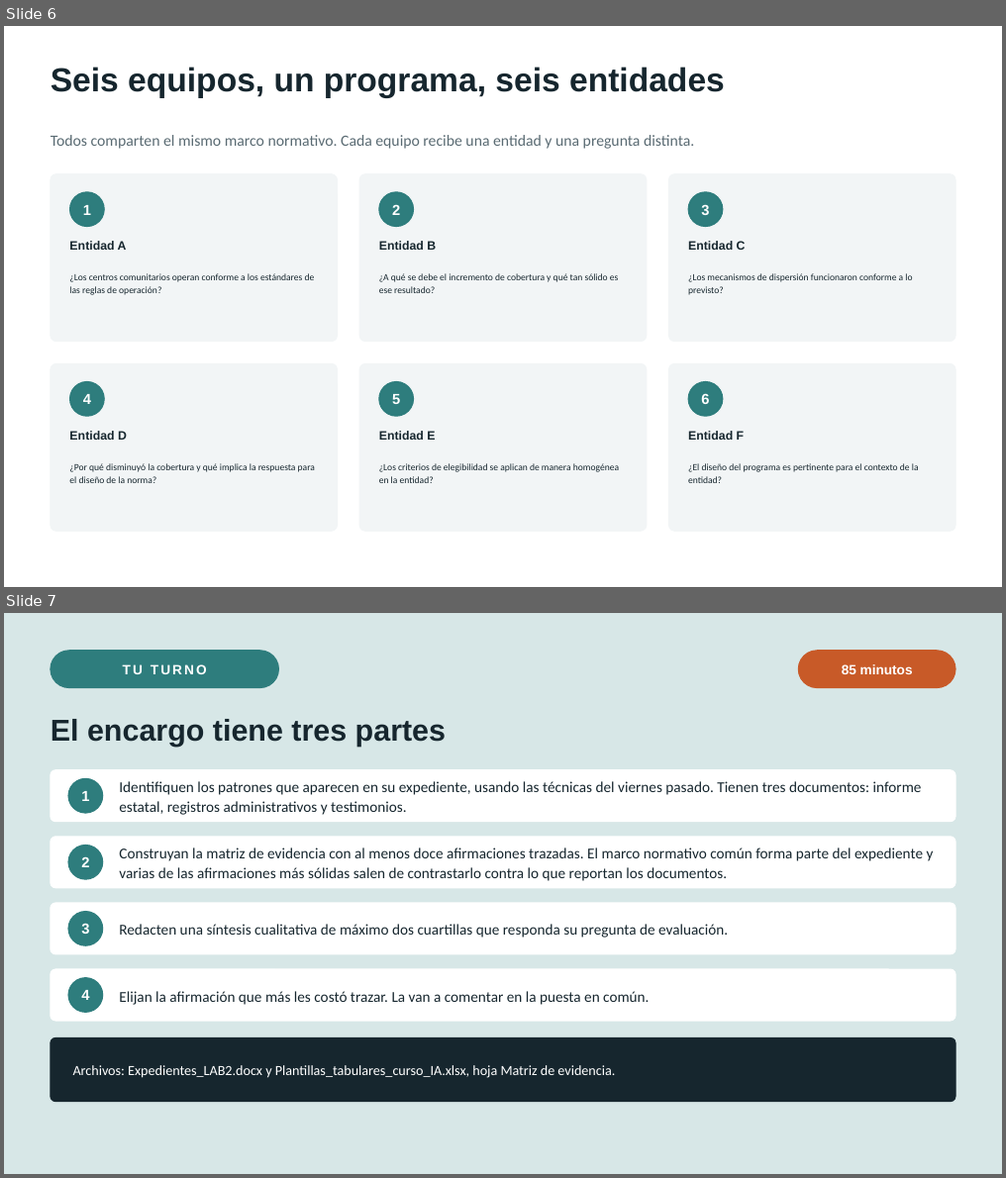
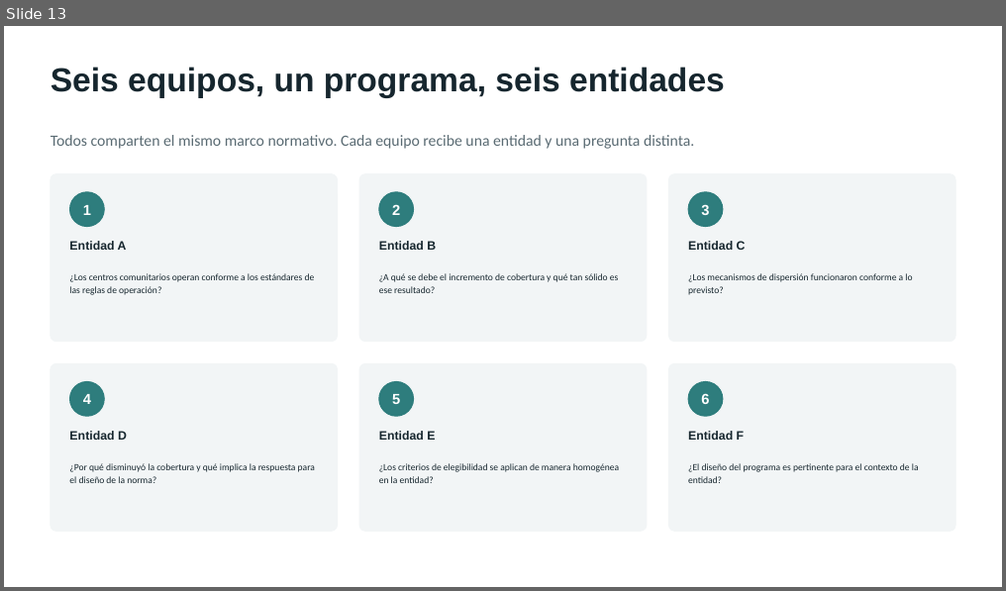
Before and after one commit to marvtrejo/curso-inegi-gen-ai, a slide deck: sesion-06/Sesion_06_Laboratorio_Cualitativo.pptx. Shown one above the other, each under a label of ours: slides 6 and 7 before the commit, slide 13 after it. The pictures are 1006x1178 and 1006x591 pixels, drawn with LibreOffice and Linux fonts; fonts in the diff are those of the drawing. Boxes give left, top, right and bottom in pixels: in the first picture for what was removed or moved away, otherwise in the second. Text is boxed around its words. In the diff, an @@ line names an element or a change of style, - is before the commit and + after.

```diff
--- a/sesion-06/Sesion_06_Laboratorio_Cualitativo.pptx
+++ b/sesion-06/Sesion_06_Laboratorio_Cualitativo.pptx
@@ slide 7 removed at (x1=4, y1=613, x2=1002, y2=1174), background #D7E7E7 @@
@@ rounded rectangle removed at (x1=51, y1=651, x2=279, y2=688) @@
@@ text removed at (x1=123, y1=664, x2=207, y2=674) @@
-TU TURNO
@@ rounded rectangle removed at (x1=798, y1=651, x2=955, y2=688) @@
@@ text removed at (x1=842, y1=664, x2=913, y2=674) @@
-85 minutos
@@ text removed at (x1=51, y1=719, x2=446, y2=747) @@
-El encargo tiene tres partes
@@ rounded rectangle removed at (x1=51, y1=770, x2=955, y2=822) @@
@@ ellipse removed at (x1=68, y1=778, x2=103, y2=813) @@
@@ text removed at (x1=119, y1=781, x2=922, y2=815) @@
-Identifiquen los patrones que aparecen en su expediente, usando las técnicas del viernes pasado. Tienen tres documentos: informe estatal, registros administrativos y testimonios.
@@ text removed at (x1=81, y1=791, x2=89, y2=801) @@
-1
@@ rounded rectangle removed at (x1=51, y1=837, x2=955, y2=888) @@
@@ ellipse removed at (x1=68, y1=845, x2=103, y2=879) @@
@@ text removed at (x1=119, y1=848, x2=934, y2=881) @@
-Construyan la matriz de evidencia con al menos doce afirmaciones trazadas. El marco normativo común forma parte del expediente y varias de las afirmaciones más sólidas salen de contrastarlo contra lo que reportan los documentos.
@@ text removed at (x1=81, y1=857, x2=89, y2=867) @@
-2
@@ rounded rectangle removed at (x1=51, y1=903, x2=955, y2=956) @@
@@ ellipse removed at (x1=68, y1=912, x2=103, y2=947) @@
@@ text removed at (x1=81, y1=924, x2=89, y2=934) @@
-3
@@ text removed at (x1=119, y1=924, x2=728, y2=938) @@
-Redacten una síntesis cualitativa de máximo dos cuartillas que responda su pregunta de evaluación.
@@ rounded rectangle removed at (x1=51, y1=969, x2=955, y2=1021) @@
@@ ellipse removed at (x1=68, y1=978, x2=103, y2=1013) @@
@@ text removed at (x1=81, y1=990, x2=89, y2=1000) @@
-4
@@ text removed at (x1=119, y1=991, x2=648, y2=1005) @@
-Elijan la afirmación que más les costó trazar. La van a comentar en la puesta en común.
@@ rounded rectangle removed at (x1=51, y1=1039, x2=955, y2=1102) @@
@@ text removed at (x1=73, y1=1065, x2=615, y2=1078) @@
-Archivos: Expedientes_LAB2.docx y Plantillas_tabulares_curso_IA.xlsx, hoja Matriz de evidencia.
@@ what was slide 6 is now slide 13 @@
```
Also in this commit, not shown: 6 slides changed, 11 slides added, 4 other slides removed, 3 other files.
